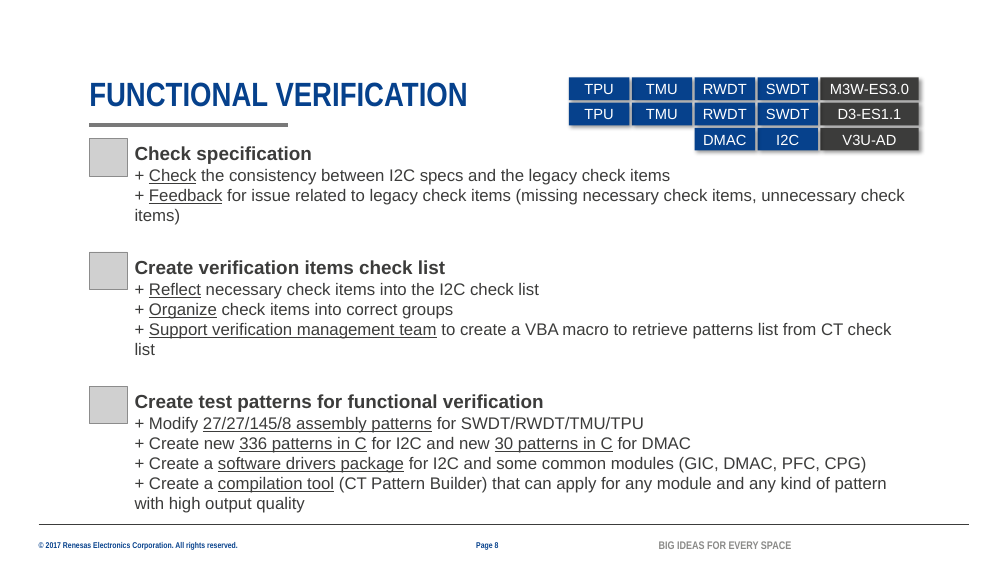
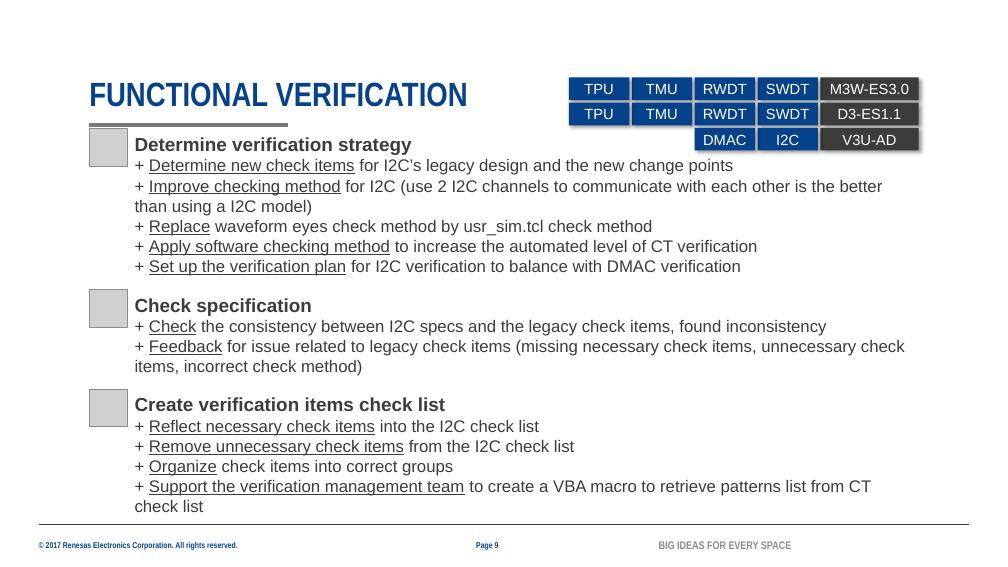
Before and after one commit to lesyhau/bridge, a slide deck: slide 9 of 2082_HauSyLe_PER_MentorMentee_26G.pptx (slide 8 before the commit). Drawn at 1008x567 pixels with LibreOffice and Linux fonts; fonts in the diff are those of the drawing; grey boxes stand for pictures; background and template pictures are left out. Boxes give left, top, right and bottom in pixels: in the first picture for what was removed or moved away, otherwise in the second. Text is boxed around its words. In the diff, an @@ line names an element or a change of style, - is before the commit and + after.

```diff
--- a/2082_HauSyLe_PER_MentorMentee_26G.pptx
+++ b/2082_HauSyLe_PER_MentorMentee_26G.pptx
@@ picture added at [89, 129, 127, 166] @@
@@ text added at [135, 137, 883, 276], 16 pt, text #3C3C3B @@
+Determine verification strategy
++ Determine new check items for I2C’s legacy design and the new change points
++ Improve checking method for I2C (use 2 I2C channels to communicate with each other is the better than using a I2C model)
++ Replace waveform eyes check method by usr_sim.tcl check method
++ Apply software checking method to increase the automated level of CT verification
++ Set up the verification plan for I2C verification to balance with DMAC verification
@@ picture: place and size @@
-picture at [89, 138, 127, 176]
+picture at [89, 290, 127, 327]
@@ text "Check specification": place and size @@
-text "Check specification" at [135, 146, 905, 225]
+text "Check specification" at [135, 298, 905, 376]
@@ text at [135, 320, 905, 376]: text changed @@
-+ Check the consistency between I2C specs and the legacy check items
-+ Feedback for issue related to legacy check items (missing necessary check items, unnecessary check items)
++ Check the consistency between I2C specs and the legacy check items, found inconsistency
++ Feedback for issue related to legacy check items (missing necessary check items, unnecessary check items, incorrect check method)
@@ picture: place and size @@
-picture at [89, 252, 127, 290]
+picture at [89, 389, 127, 427]
@@ picture removed at [89, 386, 127, 424] @@
@@ text "Create verification items check list": place and size @@
-text "Create verification items check list" at [135, 260, 892, 355]
+text "Create verification items check list" at [135, 397, 871, 512]
@@ text removed at [135, 394, 887, 513] @@
-Create test patterns for functional verification
-+ Modify 27/27/145/8 assembly patterns for SWDT/RWDT/TMU/TPU
-+ Create new 336 patterns in C for I2C and new 30 patterns in C for DMAC
-+ Create a software drivers package for I2C and some common modules (GIC, DMAC, PFC, CPG)
-+ Create a compilation tool (CT Pattern Builder) that can apply for any module and any kind of pattern with high output quality
@@ text at [149, 440, 574, 456]: paragraph added @@
++ Remove unnecessary check items from the I2C check list
@@ text at [149, 420, 539, 436]: underline on in "necessary check items" @@
@@ text at [135, 480, 871, 512]: text changed @@
-+ Support verification management team to create a VBA macro to retrieve patterns list from CT check list
++ Support the verification management team to create a VBA macro to retrieve patterns list from CT check list
```
Also in this commit, not shown: 11 other slides changed, 2 slides added, 1 slide removed, 1 other file.
